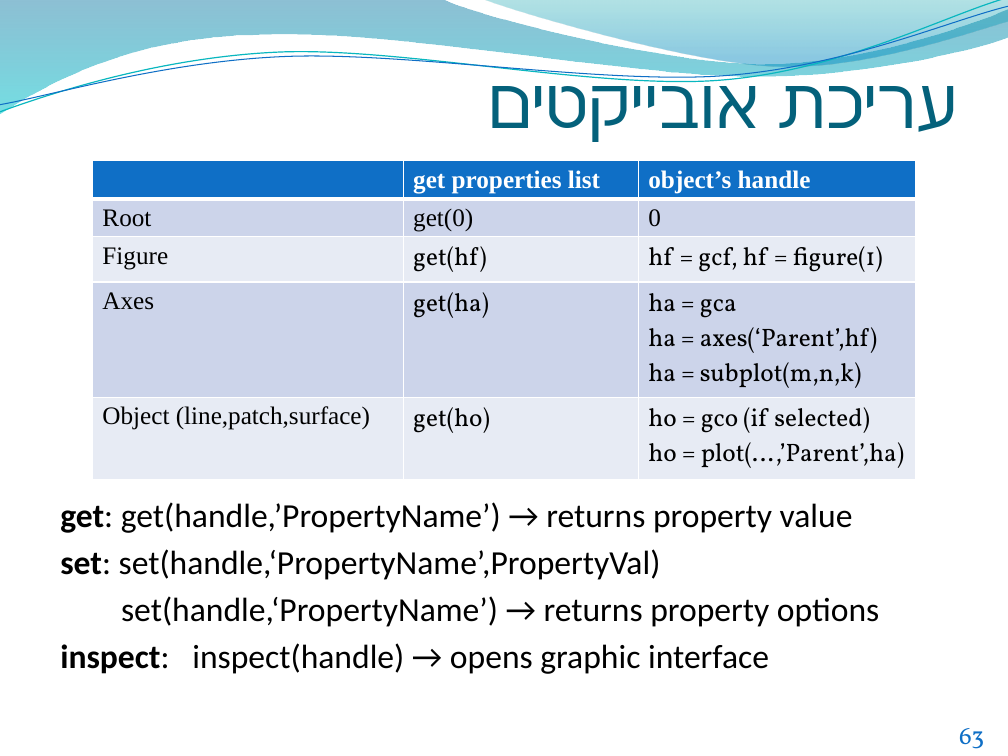
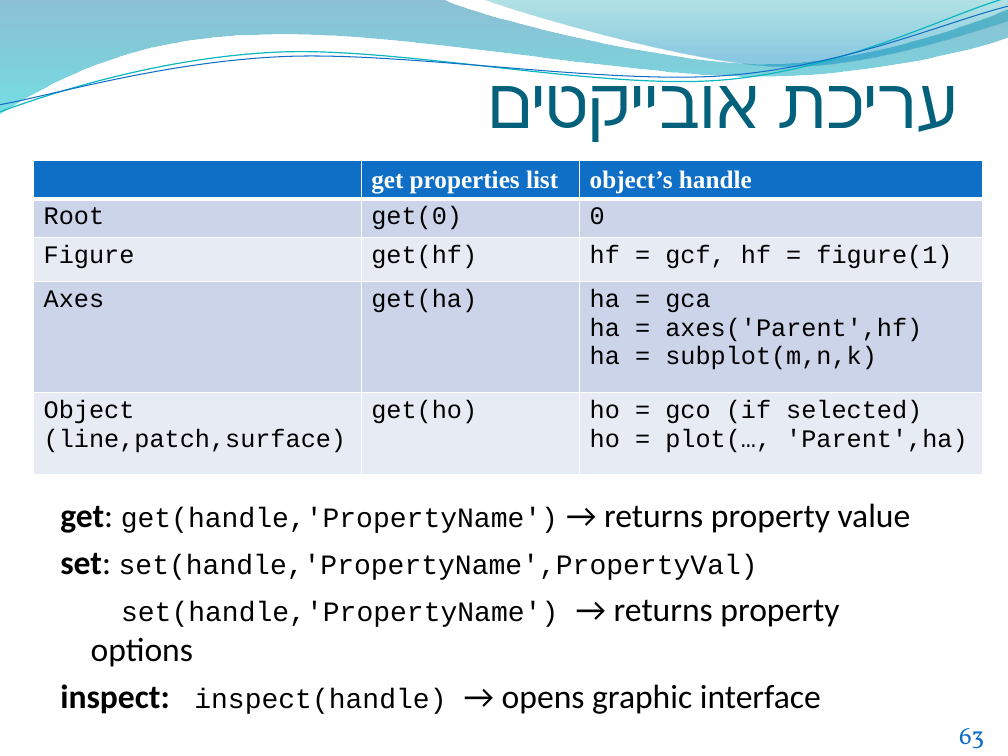
Before and after one commit to mkarptx/mkarptx.github.io, a slide deck: slide 63 of MT/Matlab.pptx. Drawn at 1008x756 pixels with LibreOffice and Linux fonts; fonts in the diff are those of the drawing; background and template pictures are left out. Boxes give left, top, right and bottom in pixels: in the first picture for what was removed or moved away, otherwise in the second. Text is boxed around its words. In the diff, an @@ line names an element or a change of style, - is before the commit and + after.

```diff
--- a/MT/Matlab.pptx
+++ b/MT/Matlab.pptx
@@ table at (33, 160, 983, 479) @@
-row 4, column 3: ha = gca / ha = axes(‘Parent’,hf) / ha = subplot(m,n,k)
+row 4, column 3: ha = gca / ha = axes('Parent',hf) / ha = subplot(m,n,k)
-row 5, column 3: ho = gco (if selected) / ho = plot(…,’Parent’,ha)
+row 5, column 3: ho = gco (if selected) / ho = plot(…, 'Parent',ha)
@@ font Times New Roman to Courier New in "Root", "get(0)", "0", "Figure" and 2 more places @@
@@ font Vollkorn to Courier New in "get(hf)", "hf = gcf, hf = figure(1)", "get(ha)", "get(ho)" @@
@@ table: place and size @@
-table at (93, 160, 915, 479)
+table at (33, 160, 983, 479)
@@ text at (60, 503, 911, 667): text changed; size 24 to 20 pt; font Calibri to Courier New @@
-get: get(handle,’PropertyName’) → returns property value
-set: set(handle,‘PropertyName’,PropertyVal)
-set(handle,‘PropertyName’) → returns property options
+get: get(handle,'PropertyName') → returns property value
+set: set(handle,'PropertyName',PropertyVal)
+set(handle,'PropertyName') → returns property options
@@ text at (60, 684, 821, 714): size 24 to 20 pt, font Calibri to Courier New in "inspect(handle)"; bold on in "inspect:" @@
```
Also in this commit, not shown: 15 other slides changed, 2 other files.
